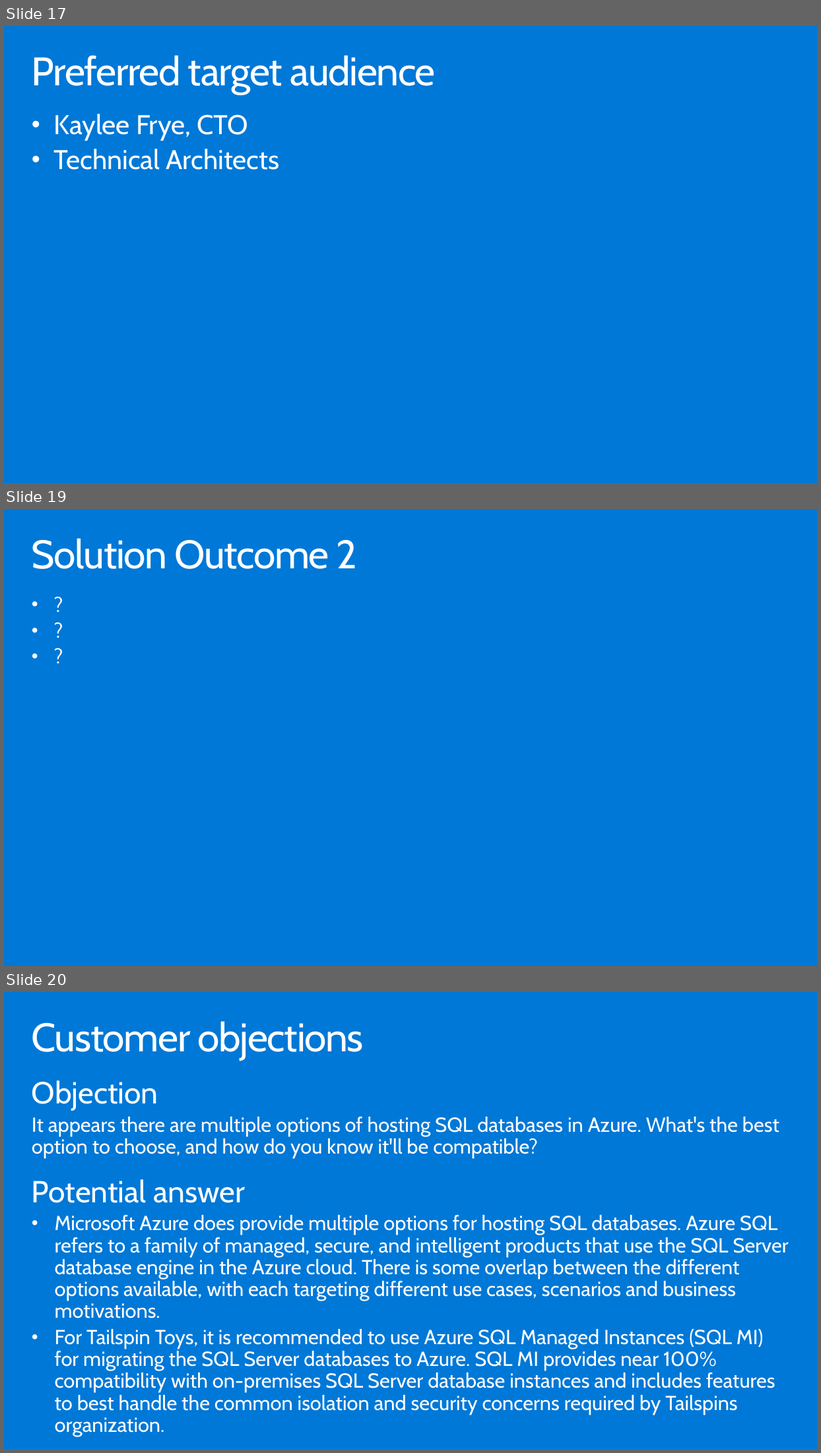
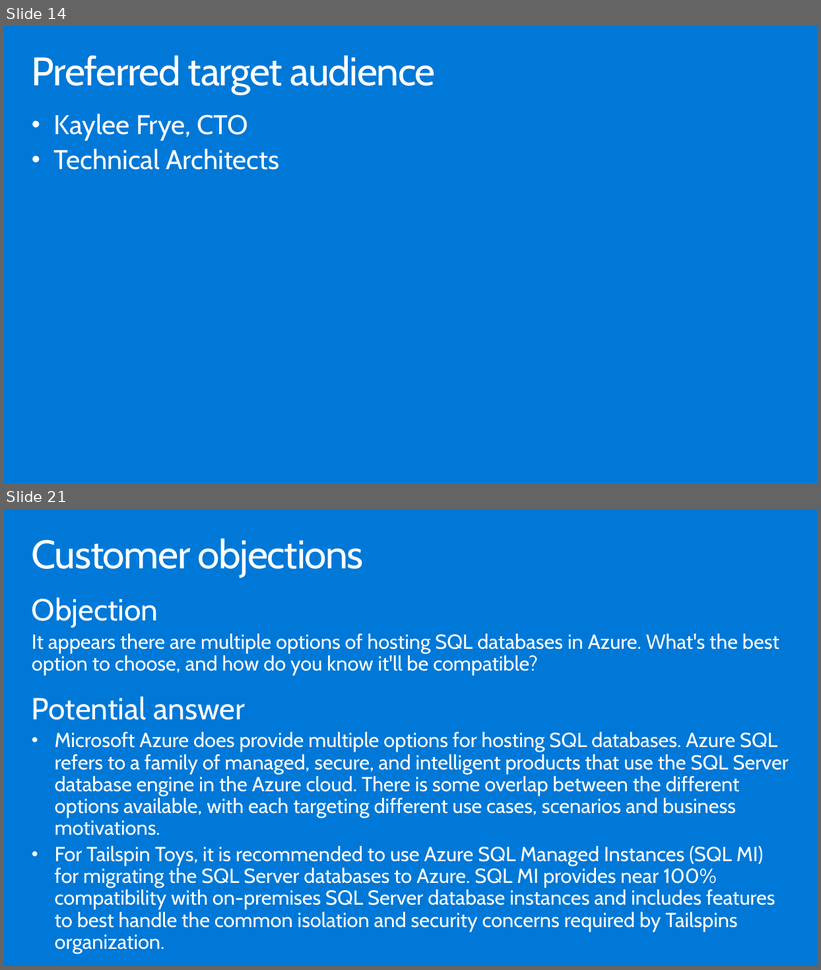
Before and after one commit to solliancenet/-Building-the-business-migration-case-with-Windows-Server-and-SQL-Server, a slide deck: Whiteboard design session/WDS trainer presentation - Building the business migration case with Windows Server and SQL Server.pptx. Shown one above the other, each under a label of ours: slides 17, 19 and 20 before the commit, slides 14 and 21 after it; the slides between them are not shown. The pictures are 821x1453 and 821x970 pixels, drawn with LibreOffice and Linux fonts; fonts in the diff are those of the drawing. Boxes give left, top, right and bottom in pixels: in the first picture for what was removed or moved away, otherwise in the second. Text is boxed around its words. In the diff, an @@ line names an element or a change of style, - is before the commit and + after.

```diff
--- a/Whiteboard design session/WDS trainer presentation - Building the business migration case with Windows Server and SQL Server.pptx
+++ b/Whiteboard design session/WDS trainer presentation - Building the business migration case with Windows Server and SQL Server.pptx
@@ slide 19 removed at (4, 509, 817, 966), background #0078D7 @@
@@ title removed at (32, 538, 358, 569) @@
-Solution Outcome 2
@@ text removed at (22, 588, 438, 677) @@
-• ?
-• ?
-• ?
@@ what was slide 17 is now slide 14 @@
@@ what was slide 20 is now slide 21 @@
```
Also in this commit, not shown: 6 slides added, 4 other slides removed, 2 other files.
